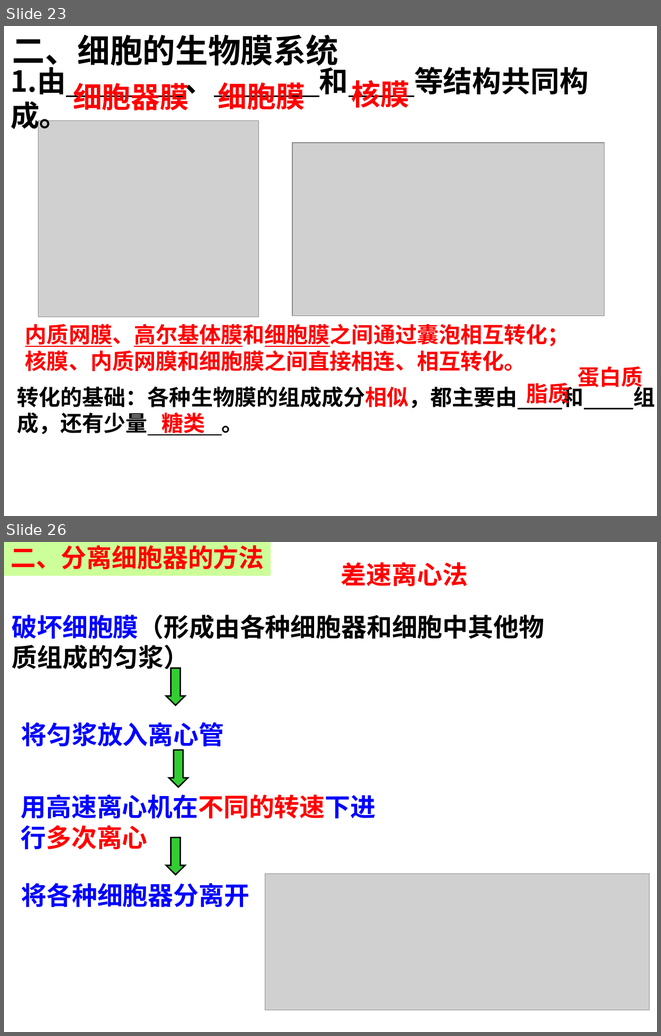
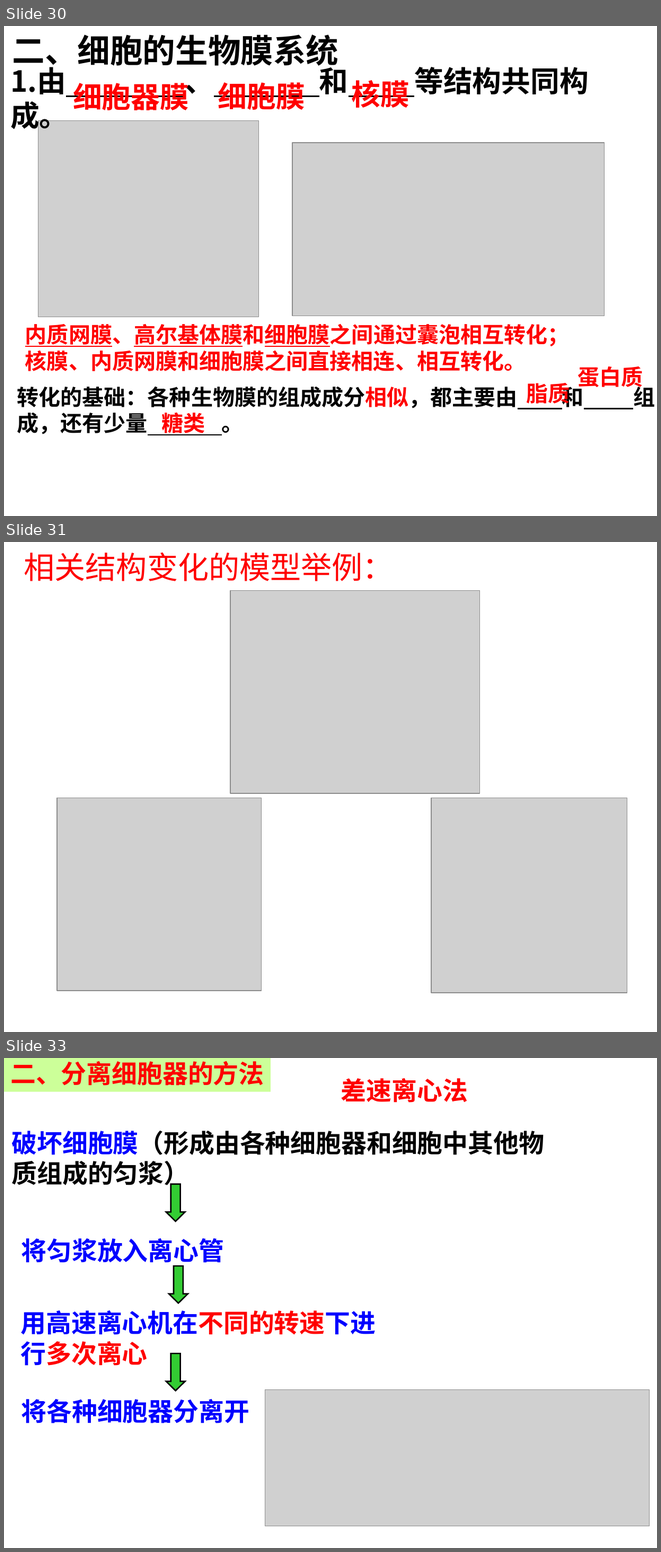
Before and after one commit to ZogeMung/class10, a slide deck: shengwu/rao3.2细胞器系统内的分工合作.ppt. Shown one above the other, each under a label of ours: slides 23 and 26 before the commit, slides 30, 31 and 33 after it; the slides between them are not shown. The pictures are 661x1036 and 661x1552 pixels, drawn with LibreOffice and Linux fonts; fonts in the diff are those of the drawing; grey boxes stand for pictures. Boxes give left, top, right and bottom in pixels: in the first picture for what was removed or moved away, otherwise in the second. Text is boxed around its words. In the diff, an @@ line names an element or a change of style, - is before the commit and + after.

```diff
--- a/shengwu/rao3.2细胞器系统内的分工合作.ppt
+++ b/shengwu/rao3.2细胞器系统内的分工合作.ppt
@@ slide 31 added at (4, 542, 657, 1032), background #FFFFFF @@
@@ text added at (24, 553, 394, 581), 34 pt, text #FF0000 @@
+相关结构变化的模型举例：
@@ picture added at (231, 590, 480, 793) @@
@@ picture added at (57, 798, 261, 990) @@
@@ picture added at (431, 798, 627, 992) @@
@@ what was slide 23 is now slide 30 @@
@@ what was slide 26 is now slide 33 @@
```
Also in this commit, not shown: 2 slides changed, 12 other slides added, 7 slides removed, 4 other files.
